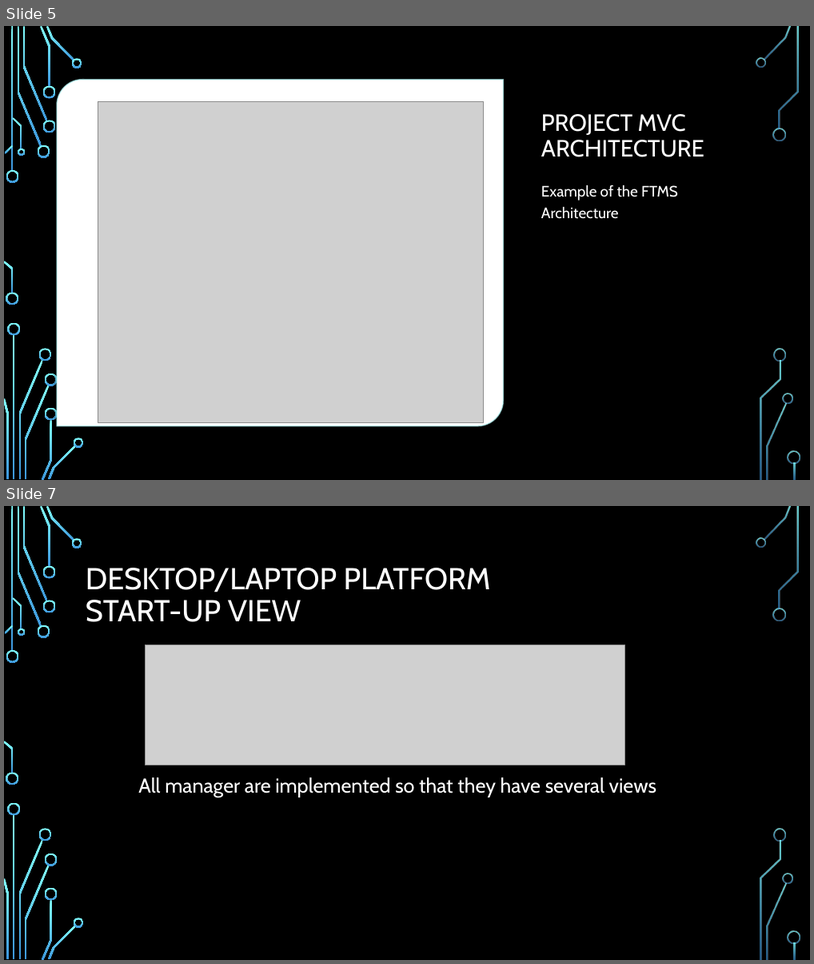
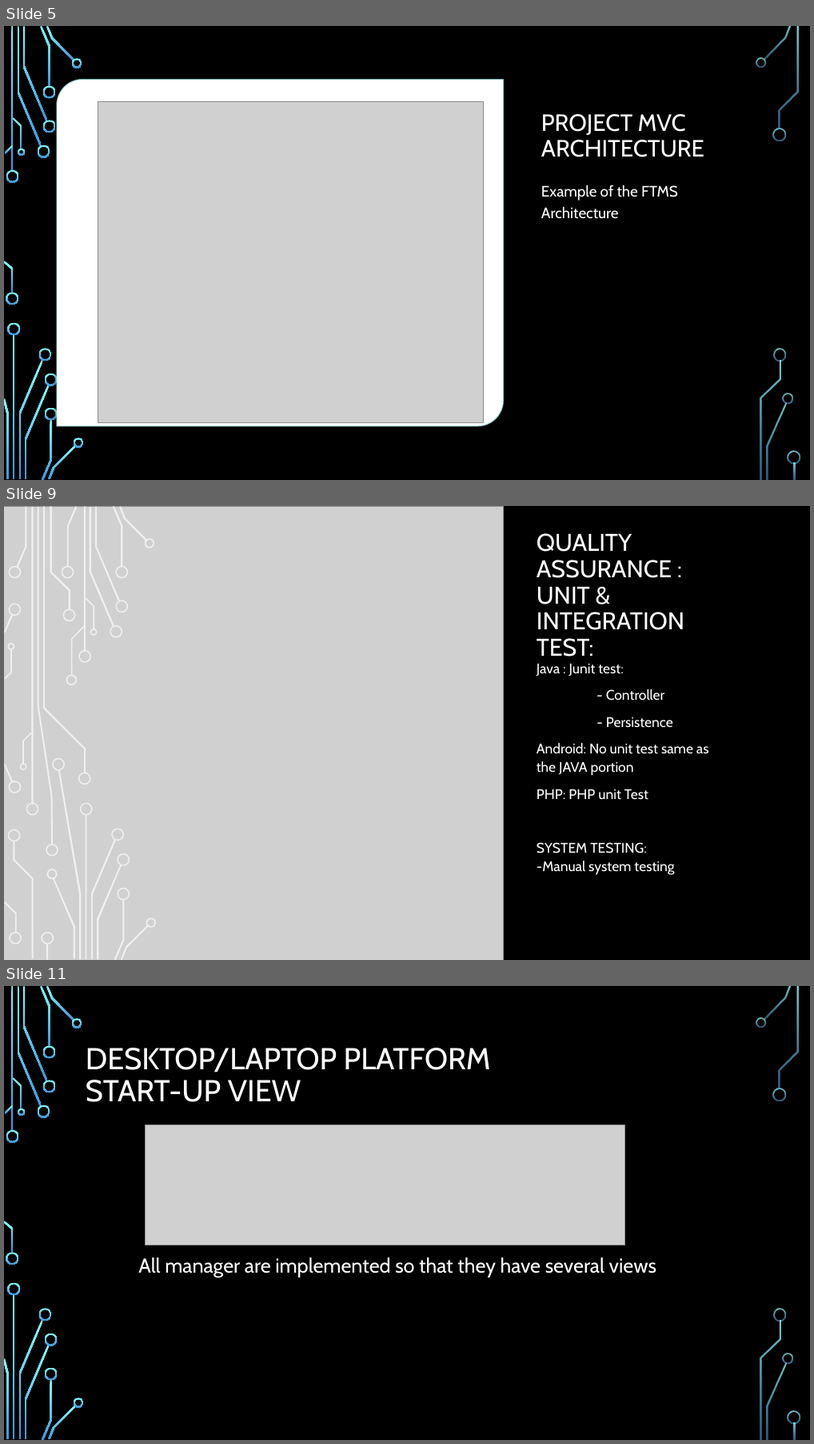
Before and after one commit to MaryAnnChev/Term-Project, a slide deck: ECSE321 presentation group 11 V2.pptx. Shown one above the other, each under a label of ours: slides 5 and 7 before the commit, slides 5, 9 and 11 after it; the slides between them are not shown. The pictures are 814x964 and 814x1444 pixels, drawn with LibreOffice and Linux fonts; fonts in the diff are those of the drawing; grey boxes stand for pictures; background and template pictures are left out. Boxes give left, top, right and bottom in pixels: in the first picture for what was removed or moved away, otherwise in the second. Text is boxed around its words. In the diff, an @@ line names an element or a change of style, - is before the commit and + after.

```diff
--- a/ECSE321 presentation group 11 V2.pptx
+++ b/ECSE321 presentation group 11 V2.pptx
@@ slide 9 added at (x1=4, y1=506, x2=810, y2=960), background picture (left out); not listed: 16 template elements that a slide beside it also shows @@
@@ rectangle added at (x1=4, y1=506, x2=810, y2=960), fill #000000 @@
@@ picture added at (x1=4, y1=506, x2=504, y2=960) @@
@@ title added at (x1=537, y1=533, x2=685, y2=656), 28.8 pt, text #FFFFFF @@
+QUALITY ASSURANCE : UNIT & INTEGRATION TEST:
@@ text added at (x1=537, y1=663, x2=710, y2=875), 16.6 pt, text #FFFFFF @@
+Java : Junit test:
+- Controller
+- Persistence
+Android: No unit test same as the JAVA portion
+PHP: PHP unit Test
+SYSTEM TESTING:
+-Manual system testing
@@ group added at (x1=4, y1=506, x2=157, y2=960): 50 freeform shapes, 4 rectangles @@
@@ what was slide 7 is now slide 11 @@
```
Also in this commit, not shown: 4 other slides added, 1 slide removed.
